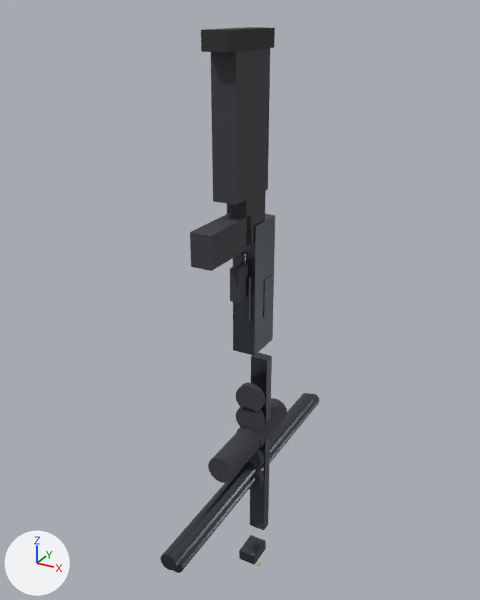
Before and after pictures for a commit that changed the glTF model assets/3d/weapons/shotgun.glb.
The view is the same before and after, from a 50 mm camera at (0.441, -0.826, 0.432) aimed at (-0.038, 0.046, -0.004). The lights are fixed; the arrows at lower left show +X, +Y and +Z. The picture after the commit comes second. Vertices at exactly the same position are counted once.

In view in the first picture: 'Shotgun_Remington870'.
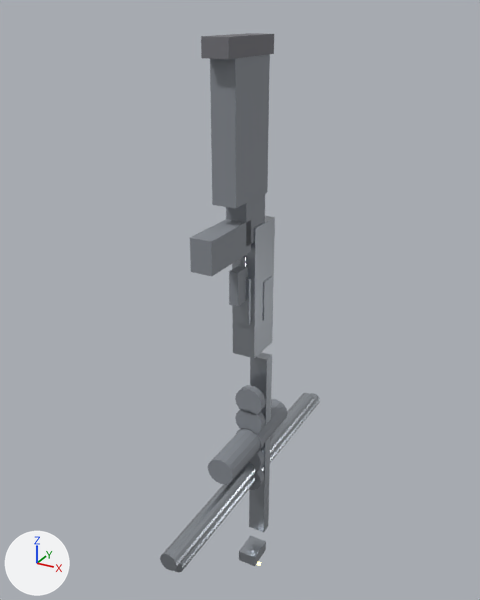
The newer file is also rescaled (x1.04), turned or shifted as a whole; pictures and numbers use the older file's frame.

Where the change shows, as pixel boxes [x1, y1, x2, y2] in the pictures (480 x 600 px; the box of a moved part takes in the faces that stretch with it):
'Shotgun_Remington870', recoloured, reshaped (dark grey to grey): before [160, 27, 320, 573]; after [160, 33, 320, 573]
part 1 of me_cube, moved or reshaped: before [233, 214, 275, 356]; after [232, 216, 275, 358]
part 2 of me_cube, moved or reshaped: before [241, 253, 246, 264]; after [240, 257, 246, 267]
part 3 of me_cube, moved or reshaped: before [236, 383, 265, 413]; after [235, 385, 266, 415]
part 4 of me_cube, moved or reshaped: before [230, 262, 248, 303]; after [229, 265, 248, 306]
part 5 of me_cube, moved or reshaped: before [190, 214, 251, 271]; after [190, 219, 251, 276]
part 6 of me_cube, moved or reshaped: before [211, 48, 270, 205]; after [210, 54, 270, 208]
part 7 of me_cube, moved or reshaped: before [201, 27, 275, 53]; after [201, 33, 274, 59]

Patch to the scene script:
```diff
--- a/assets/3d/weapons/shotgun.glb.py
+++ b/assets/3d/weapons/shotgun.glb.py
@@ mat_mat_shotgunsteel @@
 mat_mat_shotgunsteel = principled_material('Mat_ShotgunSteel')
-mat_mat_shotgunsteel.base_color = (0.1, 0.11, 0.12)  # dark grey #595d61
+mat_mat_shotgunsteel.base_color = (0.42, 0.45, 0.49)  # grey #adb3ba
 mat_mat_shotgunsteel.metallic = 0.92
@@ mat_mat_shotgunstock @@
 mat_mat_shotgunstock = principled_material('Mat_ShotgunStock')
-mat_mat_shotgunstock.base_color = (0.05, 0.05, 0.06)  # dark grey #3f3f45
+mat_mat_shotgunstock.base_color = (0.25, 0.27, 0.3)  # grey #898e95
 mat_mat_shotgunstock.metallic = 0.1
@@ mat_mat_recoilpad @@
 mat_mat_recoilpad = principled_material('Mat_RecoilPad')
-mat_mat_recoilpad.base_color = (0.03, 0.03, 0.03)  # dark grey #303030
+mat_mat_recoilpad.base_color = (0.18, 0.18, 0.2)  # grey #76767c
 mat_mat_recoilpad.metallic = 0.02
@@ me_cube @@
 # used by ob_shotgun_remington870; location = (0.0, 0.02, 0.04)
-me_cube.from_pydata(...)  # 554 vertices, 1024 faces; spans x -0.025..0.025, y -0.258..0.278, z -0.604..0.368
+me_cube.from_pydata(...)  # 554 vertices, 1024 faces; spans x -0.025..0.025, y -0.258..0.278, z -0.604..0.36
+# me_cube part 1: the loose piece of 8 vertices spanning x -0.019..0.019, y -0.032..0.032, z -0.105..0.105 is scaled about its middle by (1.01, 0.992, 1.01), then moved by (0.0, -0.001, -0.004)
+# me_cube part 2: the loose piece of 32 vertices spanning x -0.004..0.004, y -0.038..-0.03, z 0.039..0.061 is moved by (0.0, -0.001, -0.005)
+# me_cube part 3: the loose piece of 32 vertices spanning x -0.025..0.025, y -0.014..-0.002, z -0.225..-0.175 is moved by (0.0, 0.0, -0.005)
+# me_cube part 4: the loose piece of 8 vertices spanning x -0.007..0.007, y -0.062..-0.03, z -0.006..0.046 is moved by (0.0, -0.001, -0.004)
+# me_cube part 5: the loose piece of 8 vertices spanning x -0.016..0.016, y -0.15..-0.04, z 0.076..0.124 is moved by (0.0, -0.001, -0.007)
+# me_cube part 6: the loose piece of 8 vertices spanning x -0.018..0.018, y -0.087..0.008, z 0.15..0.35 is scaled about its middle by (1.01, 0.992, 1.01), then moved by (0.0, -0.002, -0.004)
+# me_cube part 7: the loose piece of 8 vertices spanning x -0.019..0.019, y -0.108..0.017, z 0.343..0.368 is scaled about its middle by (1.01, 0.985, 1), then moved by (0.0, -0.001, -0.008)
+# other edits to the shape of me_cube do not show in these pictures
 me_cube.materials.append(mat_mat_shotgunsteel)
```
